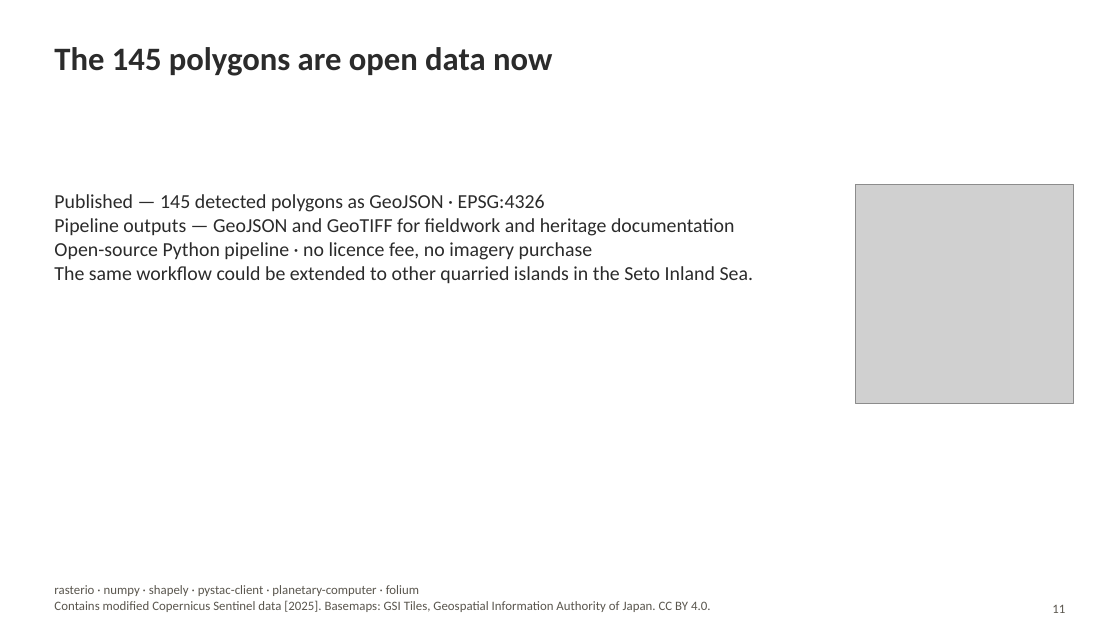
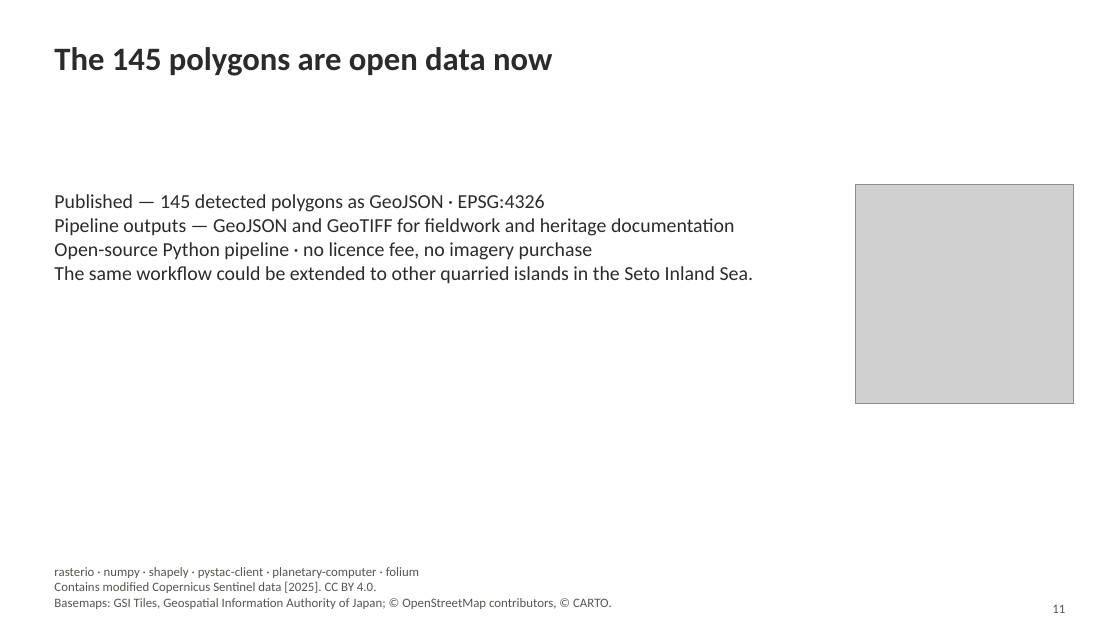
Before and after one commit to mopinfish/geo-laboratory, a slide deck: slide 11 of docs/presentations/exp002_kitagi_foss4g2026_presentation.pptx. Drawn at 1120x630 pixels with LibreOffice and Linux fonts; fonts in the diff are those of the drawing; grey boxes stand for pictures. Boxes give left, top, right and bottom in pixels: in the first picture for what was removed or moved away, otherwise in the second. Text is boxed around its words. In the diff, an @@ line names an element or a change of style, - is before the commit and + after.

Commit message:
fix: 背景地図を航空写真からラベルなし淡色地図（CARTO Positron）へ是正
第1波で採用した地理院タイル「全国最新写真」(seamlessphoto z17) を撤回し、
CARTO Positron のラベルなしタイル (light_nolabels z17) に差し替えた。

撤回の理由:
- S7 の三スケール合成図で、パネル(c)「衛星から」の下に航空写真を敷くと
  パネル(b)「上空から」と見分けが付かず、スライドの主旨が壊れる
- 実際の丁場池が写った写真の上に検出結果を載せると「目視で検証済み」と
  読まれ、ground truth も精度指標も持たないという主張境界に反する

Positron はラベルを一切含まないため「投影面は英語のみ」を満たし、z20 まで
あるので z17 で 4,474 px（出力1pxあたり2.4px）を確保できる。海岸線と道路が
読めるため発表者の依頼（検出が島のどこにあるか）に直接応える。

- 減光率を KEEP=0.30 → 0.80 に再調整（Positron は元から淡く、0.30 では
  全画素が輝度 243 に潰れて海岸線が消える）。減光後の最小輝度 222 と
  検出ポリゴン（輝度 64）の差は 158階調、海陸差は約 20階調
- 図版内の帰属表示を `Basemap: © OpenStreetMap contributors, © CARTO` へ
- S11 フッターはデッキが実際に使う2種類の基図を挙げる形に
  （S2 の位置図 = GSI Tiles、S6・S7パネル(c)・S8 = CARTO/OSM）
- 追跡ラスタ 18.3 MB → 0.95 MB、PPTX 各 13.0 MB → 8.9 MB
- 取得の一回性・ネットワーク非依存・欠落時の明示的失敗・帰属表示の階層は不変
- 検査3本合格（969 / 212 / 全件）。図版・両デッキは2回連続実行でバイト一致

```diff
--- a/docs/presentations/exp002_kitagi_foss4g2026_presentation.pptx
+++ b/docs/presentations/exp002_kitagi_foss4g2026_presentation.pptx
@@ text "rasterio · numpy · shapely ..." moved from (x1=54, y1=585, x2=711, y2=612) to (x1=54, y1=567, x2=612, y2=609) @@
@@ text at (x1=54, y1=581, x2=612, y2=609): text changed @@
-Contains modified Copernicus Sentinel data [2025]. Basemaps: GSI Tiles, Geospatial Information Authority of Japan. CC BY 4.0.
+Contains modified Copernicus Sentinel data [2025]. CC BY 4.0.
+Basemaps: GSI Tiles, Geospatial Information Authority of Japan; © OpenStreetMap contributors, © CARTO.
```
Also in this commit, not shown: 11 other files.
